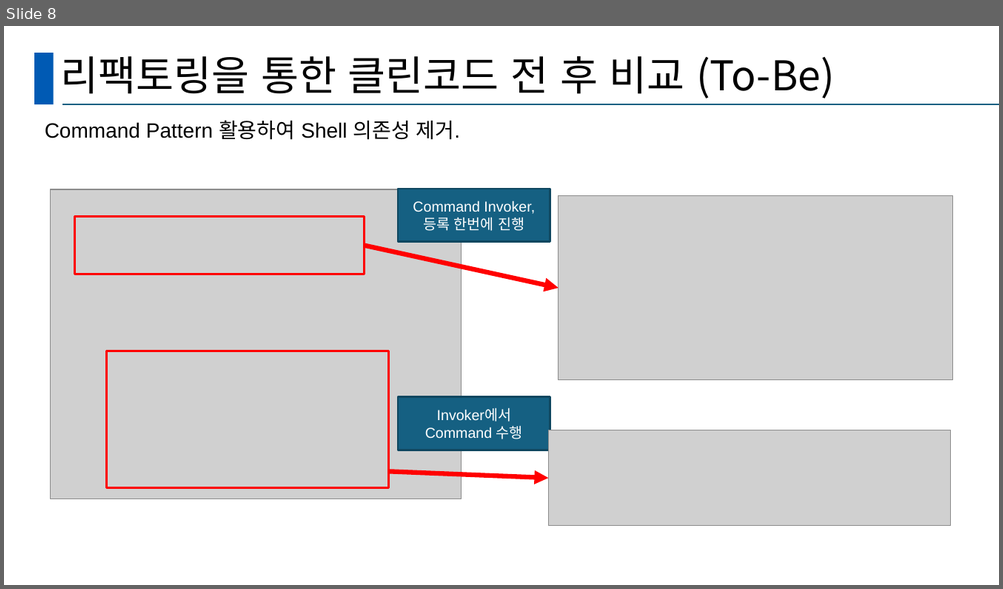
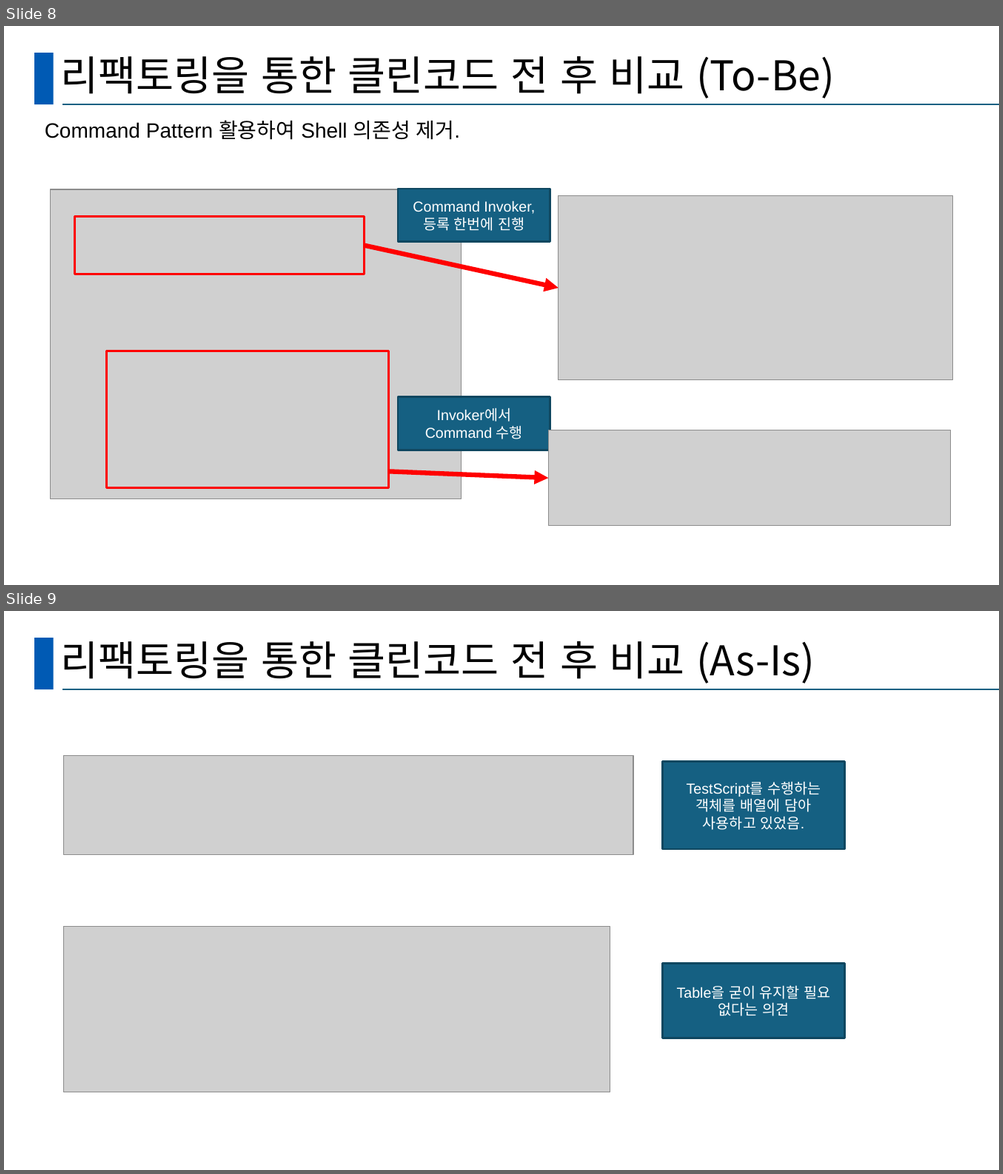
Before and after one commit to chewin9/CRASSDDriver, a slide deck: TestscriptPart.pptx. Shown one above the other, each under a label of ours: slide 8 before the commit, slides 8 and 9 after it. The pictures are 1003x589 and 1003x1174 pixels, drawn with LibreOffice and Linux fonts; fonts in the diff are those of the drawing; grey boxes stand for pictures. Boxes give left, top, right and bottom in pixels: in the first picture for what was removed or moved away, otherwise in the second. Text is boxed around its words. In the diff, an @@ line names an element or a change of style, - is before the commit and + after.

```diff
--- a/TestscriptPart.pptx
+++ b/TestscriptPart.pptx
@@ slide 9 added at [4, 611, 999, 1170], background #FFFFFF; not listed: 2 template elements that a slide beside it also shows @@
@@ title added at [61, 641, 814, 684], 39.6 pt, text #000000 @@
+리팩토링을 통한 클린코드 전 후 비교 (As-Is)
@@ picture added at [64, 756, 634, 855] @@
@@ rectangle added at [662, 762, 844, 850], fill #156082, outline #104760 2 pt, 14 pt, text #FFFFFF @@
+TestScript를 수행하는 객체를 배열에 담아 사용하고 있었음.
@@ picture added at [64, 926, 610, 1093] @@
@@ rectangle added at [662, 964, 844, 1039], fill #156082, outline #104760 2 pt, 14 pt, text #FFFFFF @@
+Table을 굳이 유지할 필요 없다는 의견
```
Also in this commit, not shown: 1 other slide added, 1 other file.
